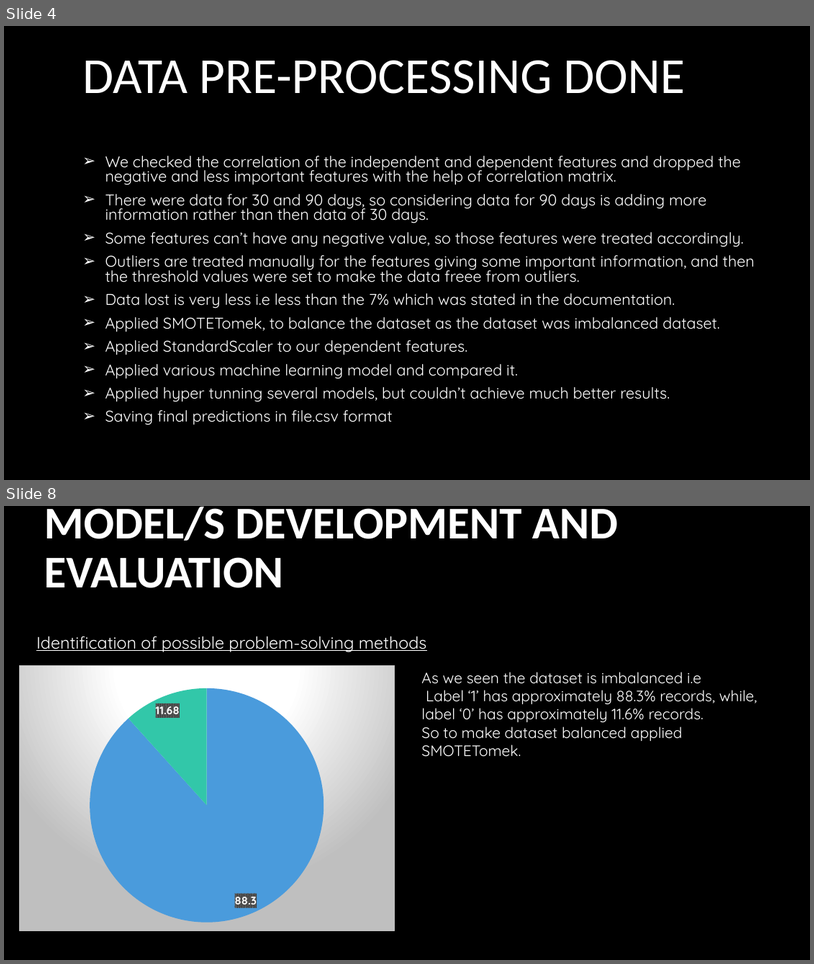
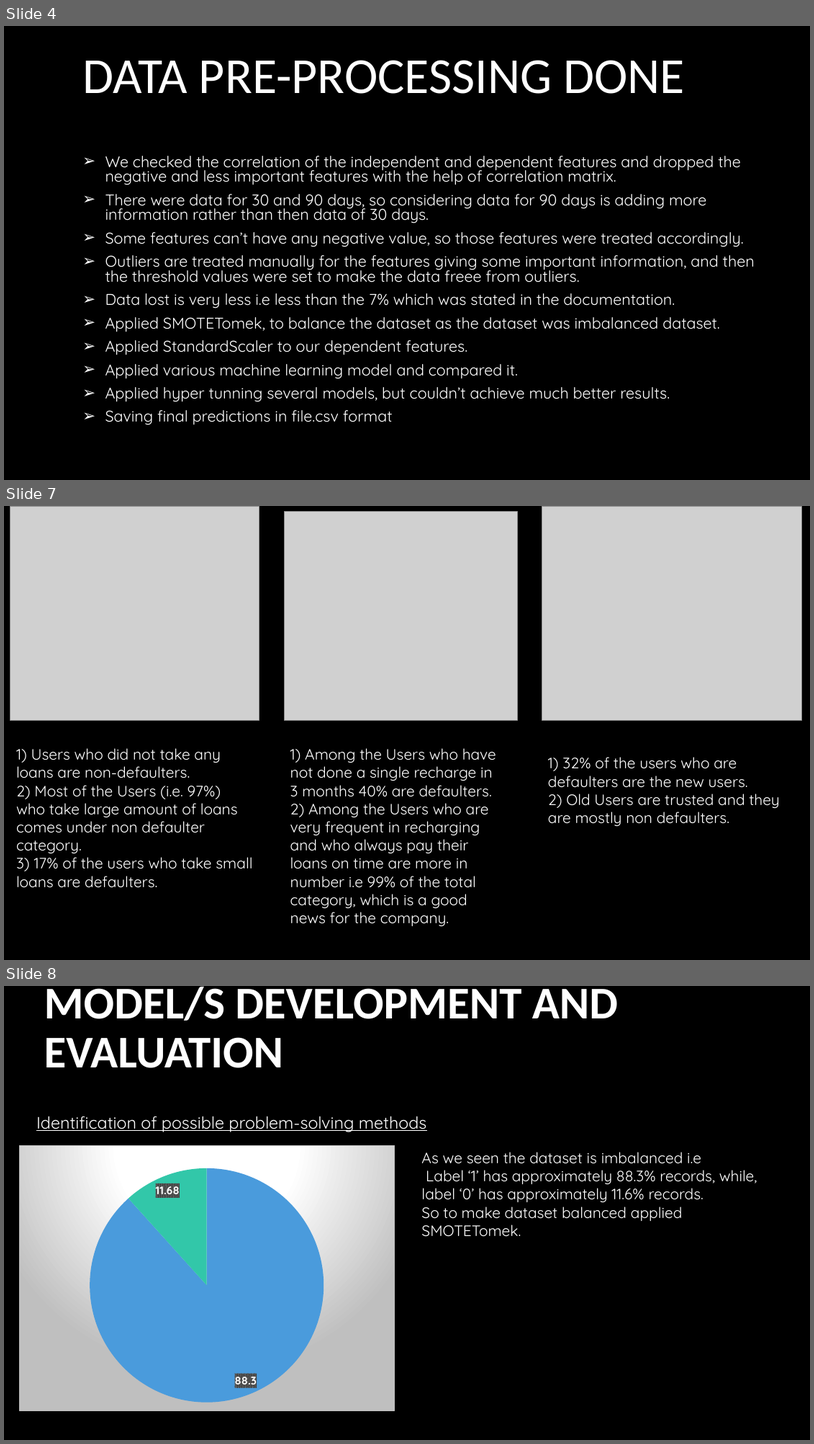
Before and after one commit to devanshusuri/Fliprobo-Assignments, a slide deck: Micro-Credit-Defaulter/Presentation1 (1).pptx. Shown one above the other, each under a label of ours: slides 4 and 8 before the commit, slides 4, 7 and 8 after it; the slides between them are not shown. The pictures are 814x964 and 814x1444 pixels, drawn with LibreOffice and Linux fonts; fonts in the diff are those of the drawing; grey boxes stand for pictures; background and template pictures are left out. Boxes give left, top, right and bottom in pixels: in the first picture for what was removed or moved away, otherwise in the second. Text is boxed around its words. In the diff, an @@ line names an element or a change of style, - is before the commit and + after.

```diff
--- a/Micro-Credit-Defaulter/Presentation1 (1).pptx
+++ b/Micro-Credit-Defaulter/Presentation1 (1).pptx
@@ slide 7 added at [4, 506, 810, 960], background #000000 @@
@@ picture added at [10, 507, 260, 720] @@
@@ picture added at [285, 512, 517, 720] @@
@@ picture added at [543, 507, 802, 720] @@
@@ text added at [16, 748, 252, 888], 18 pt, text #FFFFFF @@
+1) Users who did not take any loans are non-defaulters.
+2) Most of the Users (i.e. 97%) who take large amount of loans comes under non defaulter category.
+3) 17% of the users who take small loans are defaulters.
@@ text added at [291, 748, 496, 926], 18 pt, text #FFFFFF @@
+1) Among the Users who have not done a single recharge in 3 months 40% are defaulters.
+2) Among the Users who are very frequent in recharging and who always pay their loans on time are more in number i.e 99% of the total category, which is a good news for the company.
@@ text added at [548, 757, 780, 826], 18 pt, text #FFFFFF @@
+1) 32% of the users who are defaulters are the new users.
+2) Old Users are trusted and they are mostly non defaulters.
```
Also in this commit, not shown: 2 slides changed, 12 other slides added, 11 slides removed.
